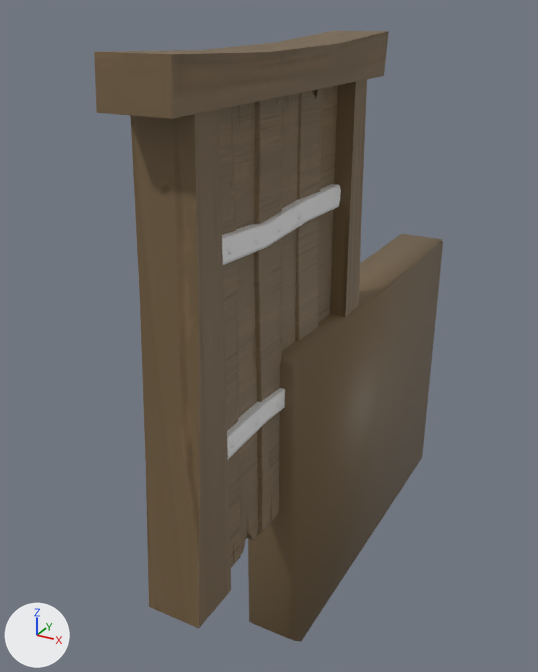
The FBX model Assets/Stylized_Egypt/Meshes/building/SM_door_03.fbx as it was, and as the next commit left it.
Before and after are seen from a 50 mm camera at (1.83, -3.38, 2.87) aimed at (-0.39, 0.65, 0.85). The axes (+X, +Y, +Z) are drawn at lower left. The lights are the same throughout. Where no turn or scale is listed for an object, it has been applied to the vertices.

Before the edit, the objects in view are built like this:
```python
me_sm_door_03 = bpy.data.meshes.new('SM_door_03')
me_sm_door_03.from_pydata(...)  # 377 vertices, 676 faces; spans x -0.2..0.16, y -1.08..1.12, z -0.01..2.75
# faces by material slot: [192, 400, 84]
me_sm_door_03.materials.append(mat_mi_building_wood_05_inst)
me_sm_door_03.materials.append(mat_mi_metal_b_inst)
me_sm_door_03.materials.append(mat_mi_building_wood_01_inst)  # picture img_t_wood_01_basecolor_png
me_sm_door_03_convexhulls = bpy.data.meshes.new('SM_door_03_ConvexHulls')
me_sm_door_03_convexhulls.from_pydata(...)  # 19 vertices, 32 faces; spans x -20.0..16.0, y -2.0..275.0, z -112.0..108.0
me_sm_door_03_convexhulls.polygons.foreach_set('use_smooth', [True] * 32)
me_sm_door_03_convexhulls.materials.append(mat_mi_building_wood_01_inst)  # picture img_t_wood_01_basecolor_png
ob_sm_door_03 = bpy.data.objects.new('SM_door_03', me_sm_door_03)
ob_sm_door_03.location = (0.0, 0.0, 0.0)
ob_sm_door_03_convexhulls = bpy.data.objects.new('SM_door_03_ConvexHulls', me_sm_door_03_convexhulls)
ob_sm_door_03_convexhulls.location = (0.0, 0.0, 0.0)
ob_sm_door_03_convexhulls.scale = (0.01, 0.01, 0.01)
```
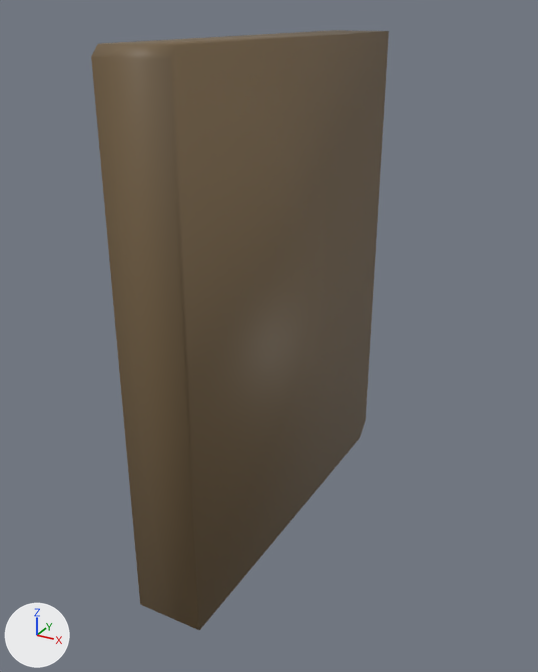
Where the change shows, as pixel boxes [x1, y1, x2, y2] in the pictures (538 x 672 px):
'SM_door_03_ConvexHulls', moved, rescaled (53% wider, 47% taller): before [248, 234, 443, 642]; after [91, 30, 389, 630]
'SM_door_03', unchanged, covered by the edit: before [94, 31, 389, 628]

What changed in the scene script:
```text
Change ob_sm_door_03_convexhulls:
    add ob_sm_door_03_convexhulls.parent = ob_sm_door_4
    ob_sm_door_03_convexhulls.scale: (0.01, 0.01, 0.01) -> (1.0, 1.0, 1.0)
Add ob_sm_door_4:
    ob_sm_door_4 = bpy.data.objects.new('SM_door_4', None)
    ob_sm_door_4.location = (0.0, 0.0, 0.0)
    ob_sm_door_4.rotation_euler = (1.571, 0.0, 0.0)  # degrees (90, 0, 0)
    ob_sm_door_4.scale = (0.01, 0.01, 0.01)
```
